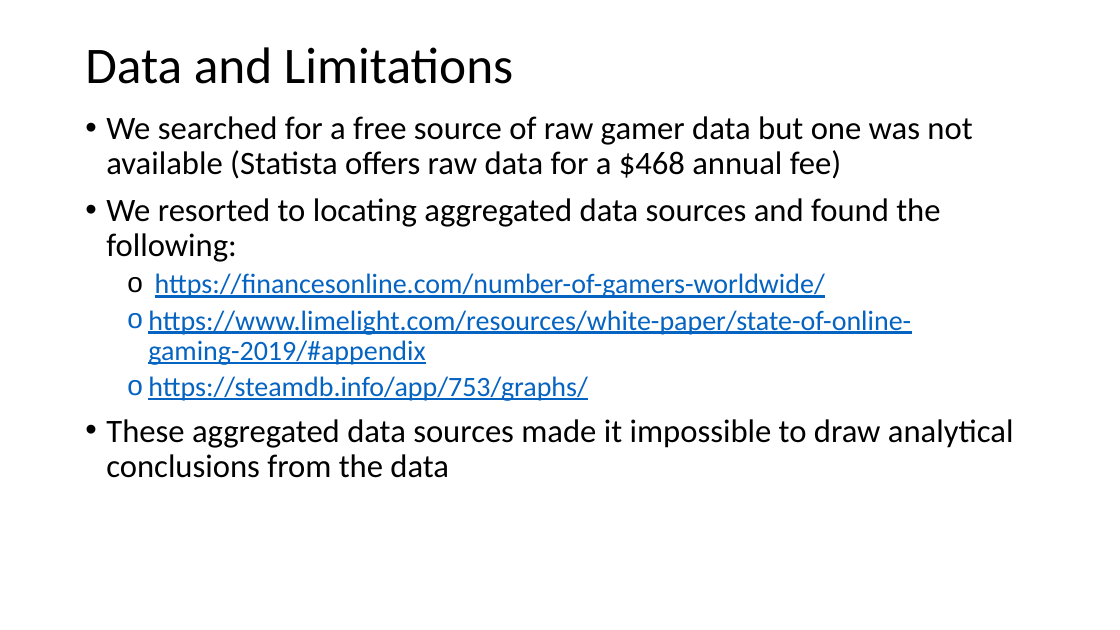
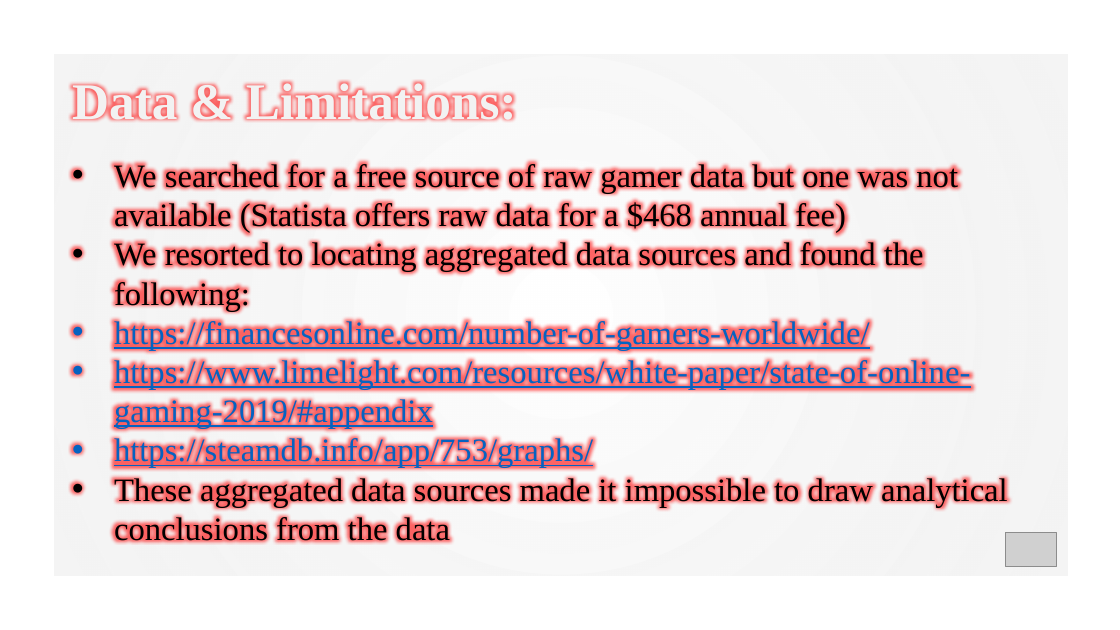
Before and after one commit to SBBoudreau/Project-2, a slide deck: slide 4 of powerpoint/Project 2-Group 5-Are You the Average Gamer.pptx (slide 3 before the commit). Drawn at 1120x630 pixels with LibreOffice and Linux fonts; fonts in the diff are those of the drawing; grey boxes stand for pictures; background and template pictures are left out. Boxes give left, top, right and bottom in pixels: in the first picture for what was removed or moved away, otherwise in the second. Text is boxed around its words. In the diff, an @@ line names an element or a change of style, - is before the commit and + after.

```diff
--- a/powerpoint/Project 2-Group 5-Are You the Average Gamer.pptx
+++ b/powerpoint/Project 2-Group 5-Are You the Average Gamer.pptx
@@ rectangle added at box(55, 55, 1069, 576), fill gradient #FFFFFF to #EAEAEA @@
@@ title removed at box(85, 47, 513, 84) @@
-Data and Limitations
@@ text "Data & Limitations:": place and size @@
-text "Data & Limitations:" at box(106, 116, 1014, 478)
+text "Data & Limitations:" at box(72, 81, 1008, 546)
@@ text at box(72, 81, 517, 121): paragraph added @@
+Data & Limitations:
@@ text at box(114, 161, 1008, 546): font Calibri to Times New Roman; size 24 to 28 pt in "https://financesonline.com/number-of-gamers-worldwide/", "https://www.limelight.com/resources/white-paper/state-of-onl ...", "https://steamdb.info/app/753/graphs/"; indent changed; line spacing 0.9 to 1; less space between paragraphs; bullet o to • @@
@@ picture added at box(1007, 533, 1057, 566) @@
```
Also in this commit, not shown: 4 other slides changed, 2 slides added, 4 other files.
